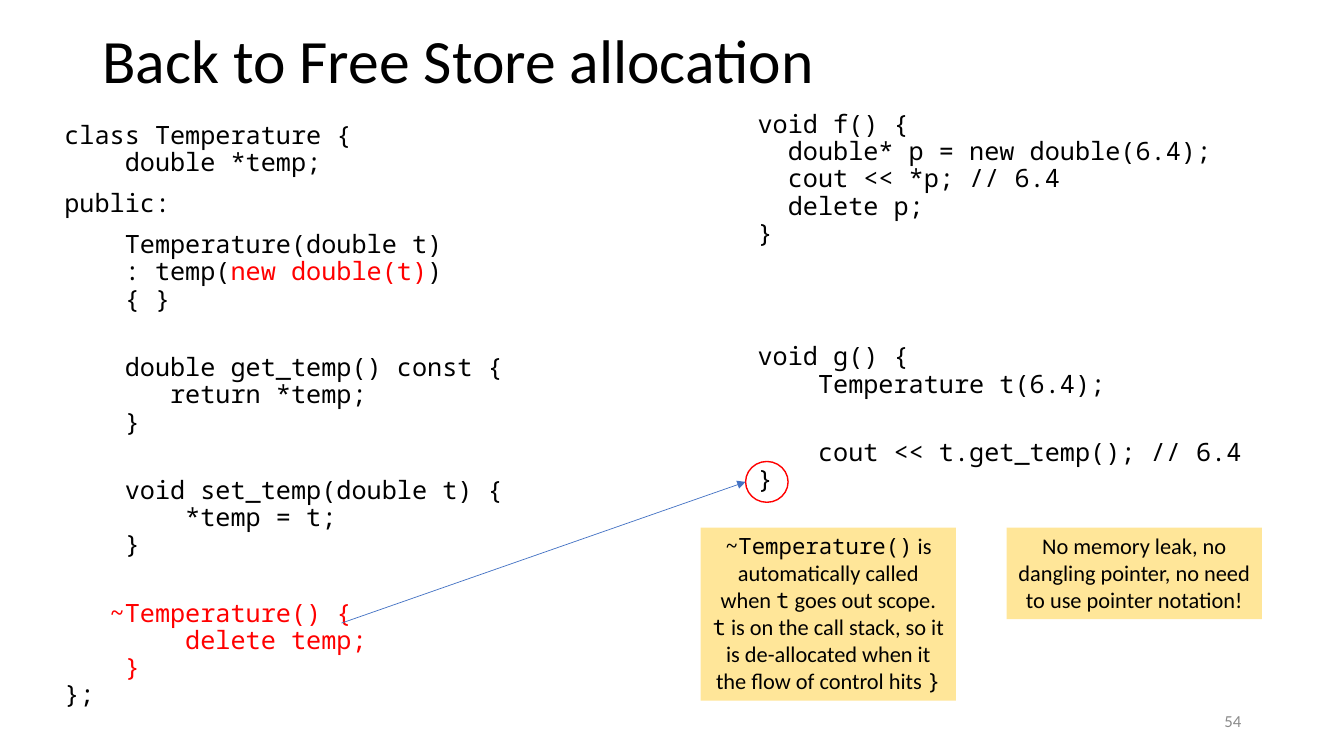
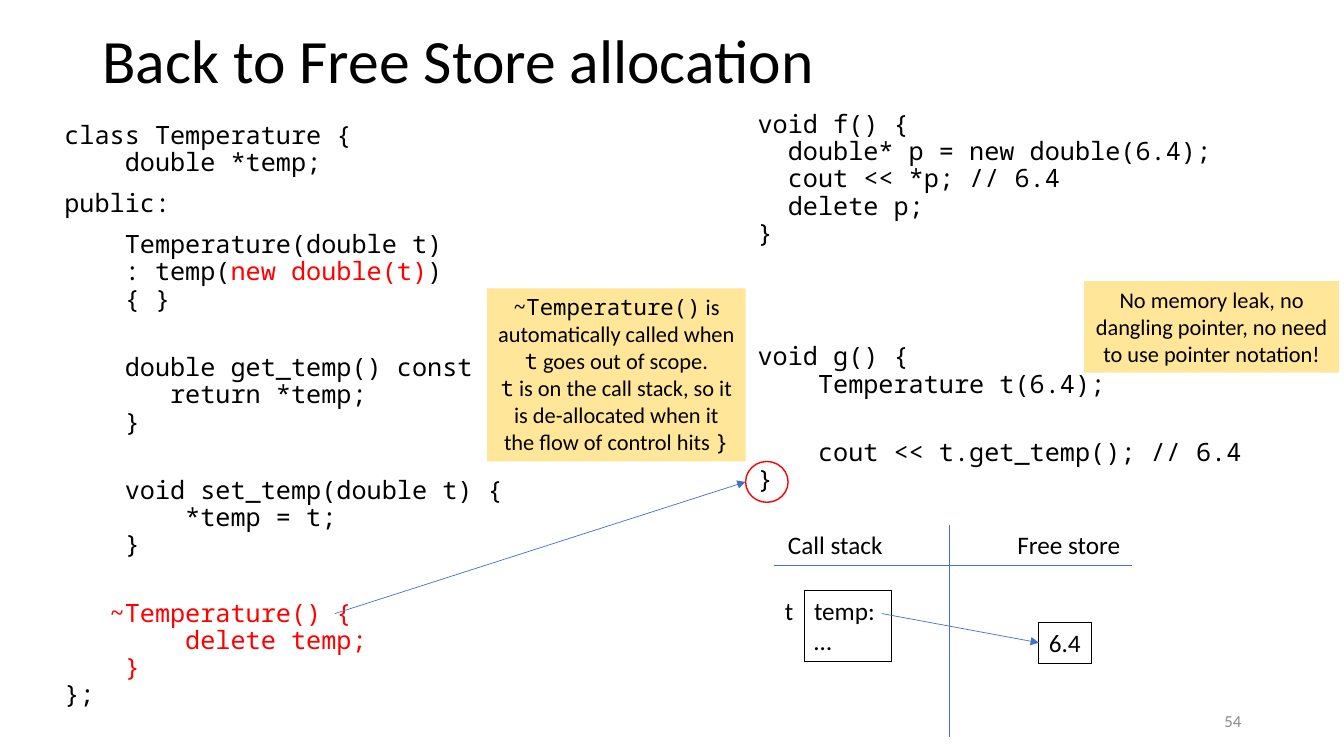
Before and after one commit to tjd1234/cmpt135spring2024, a slide deck: slide 54 of sample_code/week5/week5_cmpt135.pptx. Drawn at 1344x756 pixels with LibreOffice and Linux fonts; fonts in the diff are those of the drawing. Boxes give left, top, right and bottom in pixels: in the first picture for what was removed or moved away, otherwise in the second. Text is boxed around its words. In the diff, an @@ line names an element or a change of style, - is before the commit and + after.

```diff
--- a/sample_code/week5/week5_cmpt135.pptx
+++ b/sample_code/week5/week5_cmpt135.pptx
@@ rectangle "~Temperature() is automatically called when ...": place and size @@
-rectangle "~Temperature() is automatically called when ..." at bbox=[701, 527, 956, 701]
+rectangle "~Temperature() is automatically called when ..." at bbox=[487, 288, 745, 462]
@@ text in rectangle at bbox=[498, 299, 735, 450]: text changed @@
-~Temperature() is automatically called when t goes out scope.
-t is on the call stack, so it is de-allocated when it the flow of control hits }
+~Temperature() is automatically called when t goes out of scope.
+t is on the call stack, so it is de-allocated when it the flow of control hits }
@@ rectangle "No memory leak, no dangling ...": place and size @@
-rectangle "No memory leak, no dangling ..." at bbox=[1007, 527, 1262, 619]
+rectangle "No memory leak, no dangling ..." at bbox=[1084, 281, 1339, 373]
@@ arrow moved from (342, 623) - (746, 482) to (335, 614) - (746, 482) @@
@@ text added at bbox=[788, 536, 883, 555], 18 pt, text #000000 @@
+Call stack
@@ line added from (950, 525) to (950, 738), #4472C4 0.5 pt @@
@@ text added at bbox=[1017, 537, 1120, 555], 18 pt, text #000000 @@
+Free store
@@ line added from (773, 566) to (1132, 566), #4472C4 0.5 pt @@
@@ rectangle added at bbox=[805, 591, 892, 662], outline #000000 0.75 pt, 18 pt, text #000000 @@
+temp:
+…
@@ text added at bbox=[785, 604, 793, 620], 18 pt, text #000000 @@
+t
@@ arrow added from (882, 614) to (1040, 643), #4472C4 0.5 pt @@
@@ rectangle added at bbox=[1040, 622, 1092, 662], outline #000000 0.75 pt, 18 pt, text #000000 @@
+6.4
```
Also in this commit, not shown: 39 other slides changed, 3 other files.
